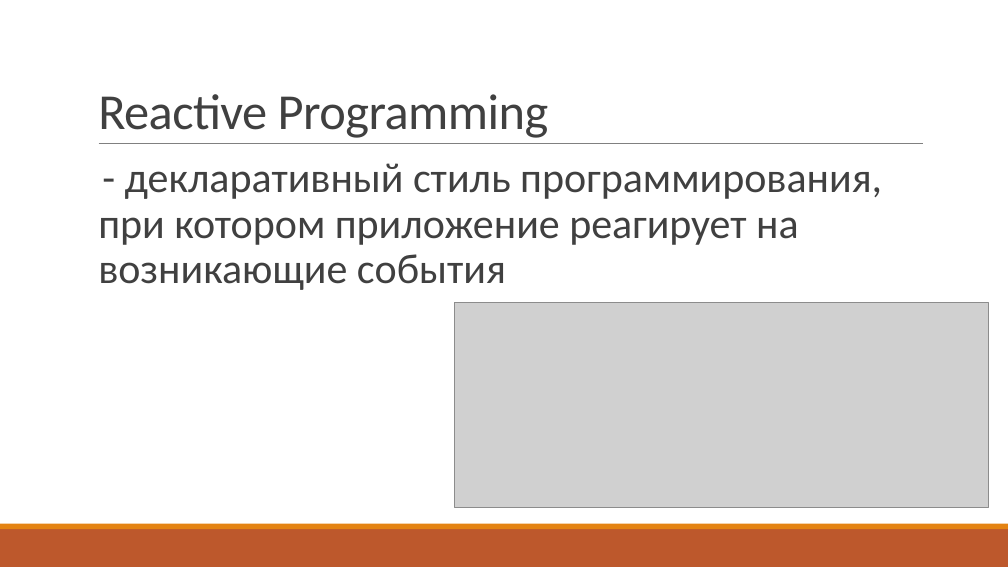
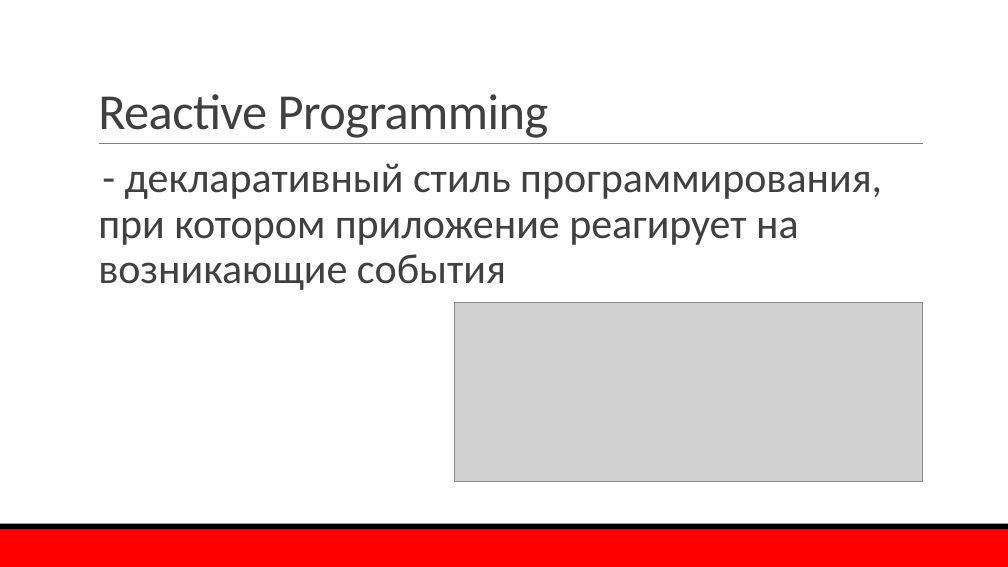
Before and after one commit to mao29/ConcurrencyCookBook, a slide deck: slide 19 of Presentation.pptx. Drawn at 1008x567 pixels with LibreOffice and Linux fonts; fonts in the diff are those of the drawing; grey boxes stand for pictures; background and template pictures are left out. Boxes give left, top, right and bottom in pixels: in the first picture for what was removed or moved away, otherwise in the second. Text is boxed around its words. In the diff, an @@ line names an element or a change of style, - is before the commit and + after.

Commit message:
DisConf style

```diff
--- a/Presentation.pptx
+++ b/Presentation.pptx
@@ text "- декларативный стиль программирования, при ..." at bbox=[98, 163, 882, 290]: bullet colour #E48312 to #000000 @@
@@ picture: place and size @@
-picture at bbox=[454, 302, 988, 507]
+picture at bbox=[454, 302, 923, 482]
@@ rectangle at bbox=[0, 529, 1008, 567]: fill #BD582C to #FF0000 @@
@@ rectangle at bbox=[0, 524, 1008, 529]: fill #E48312 to #000000 @@
```
Also in this commit, not shown: 20 other slides changed.
